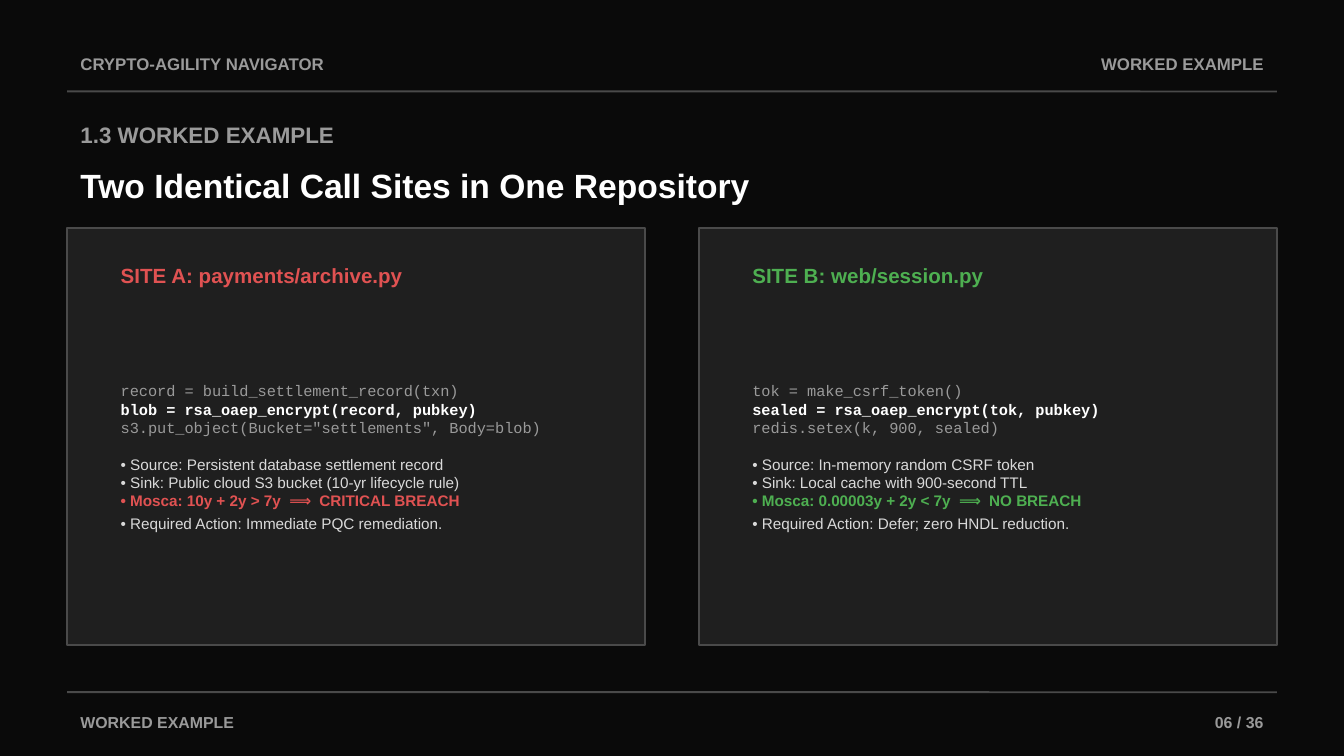
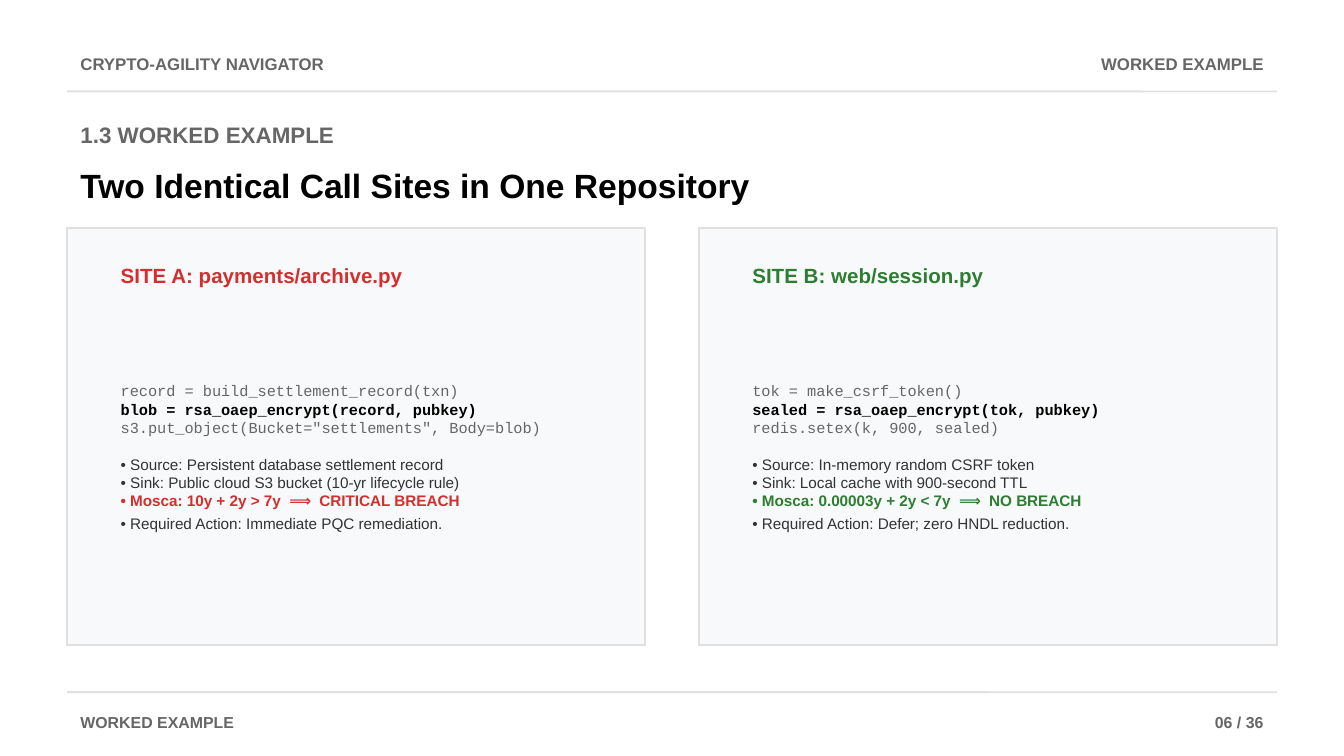
Before and after one commit to AviDhandhania/IDP-Project, a slide deck: slide 6 of Crypto-Agility_Navigator_Review2.pptx. Drawn at 1344x756 pixels with LibreOffice and Linux fonts; fonts in the diff are those of the drawing. Boxes give left, top, right and bottom in pixels: in the first picture for what was removed or moved away, otherwise in the second. Text is boxed around its words. In the diff, an @@ line names an element or a change of style, - is before the commit and + after.

Commit message:
Migrate PPTX to light theme

```diff
--- a/Crypto-Agility_Navigator_Review2.pptx
+++ b/Crypto-Agility_Navigator_Review2.pptx
@@ background #0A0A0A to #FFFFFF @@
@@ line (67, 91) - (1277, 91): stroke #4A4A4A 1 pt to #E0E0E0 1 pt @@
@@ text "Two Identical Call Sites in ..." at <box>80,173,749,204</box>: text colour #FFFFFF to #000000 @@
@@ rectangle at <box>67,228,645,645</box>: fill #1F1F1F to #F8F9FA; outline #4A4A4A 1 pt to #E0E0E0 1 pt @@
@@ rectangle at <box>699,228,1277,645</box>: fill #1F1F1F to #F8F9FA; outline #4A4A4A 1 pt to #E0E0E0 1 pt @@
@@ text "SITE A: payments/archive.py" at <box>121,268,402,288</box>: text colour #E05252 to #D32F2F @@
@@ text "SITE B: web/session.py" at <box>752,268,983,288</box>: text colour #4EAF51 to #2E7D32 @@
@@ text "record = build_settlement_record(txn) blob = ..." at <box>121,385,540,532</box>: text colour #9A9A9A to #666666 in "record = build_settlement_record(txn) s3.put_object(Bucket=" ..."; text colour #FFFFFF to #000000 in "blob = rsa_oaep_encrypt(record, pubkey)"; text colour #D9D9D9 to #333333 in "• Source: Persistent database settlement record • ..."; text colour #E05252 to #D32F2F in "• Mosca: 10y + 2y > 7y ..." @@
@@ text "tok = make_csrf_token() sealed = ..." at <box>752,385,1099,532</box>: text colour #9A9A9A to #666666 in "tok = make_csrf_token() redis.setex(k, 900, sealed)"; text colour #FFFFFF to #000000 in "sealed = rsa_oaep_encrypt(tok, pubkey)"; text colour #D9D9D9 to #333333 in "• Source: In-memory random CSRF token • ..."; text colour #4EAF51 to #2E7D32 in "• Mosca: 0.00003y + 2y < 7y ..." @@
@@ line (67, 692) - (1277, 692): stroke #4A4A4A 1 pt to #E0E0E0 1 pt @@
@@ text colour #9A9A9A to #666666 in 5 elements at <box>80,58,324,70</box>, <box>1101,58,1263,70</box>, <box>80,127,334,143</box>, <box>80,717,234,728</box>, <box>1215,717,1264,728</box> @@
```
Also in this commit, not shown: 35 other slides changed, 2 other files.
